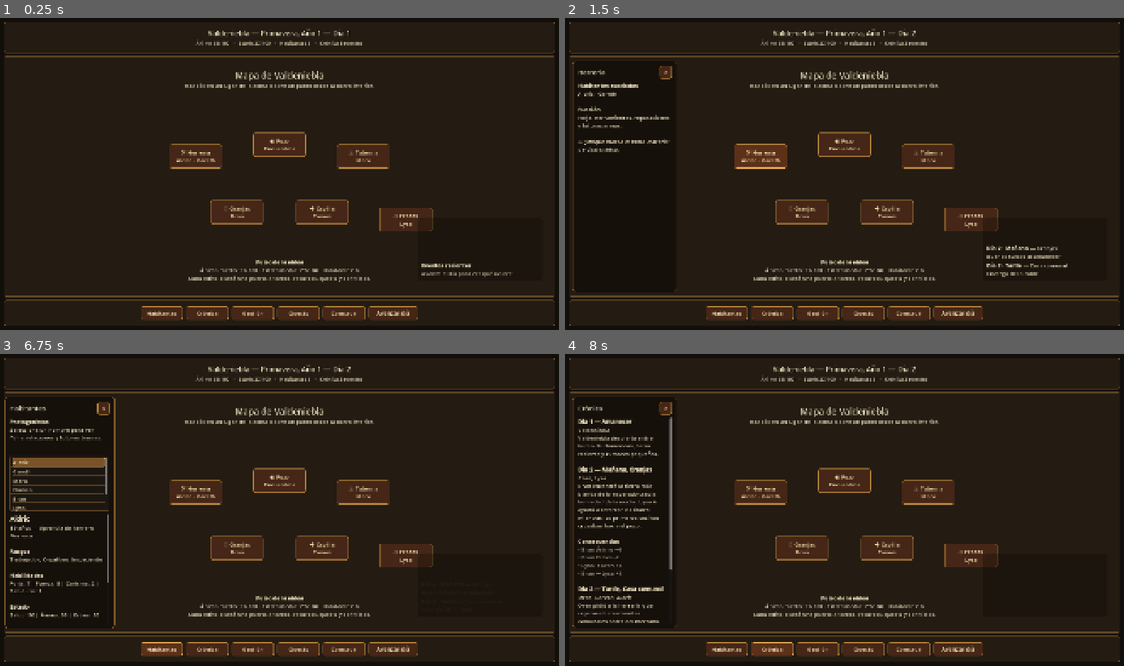
Above: before the commit, frames 1-4 (two rows, left to right).
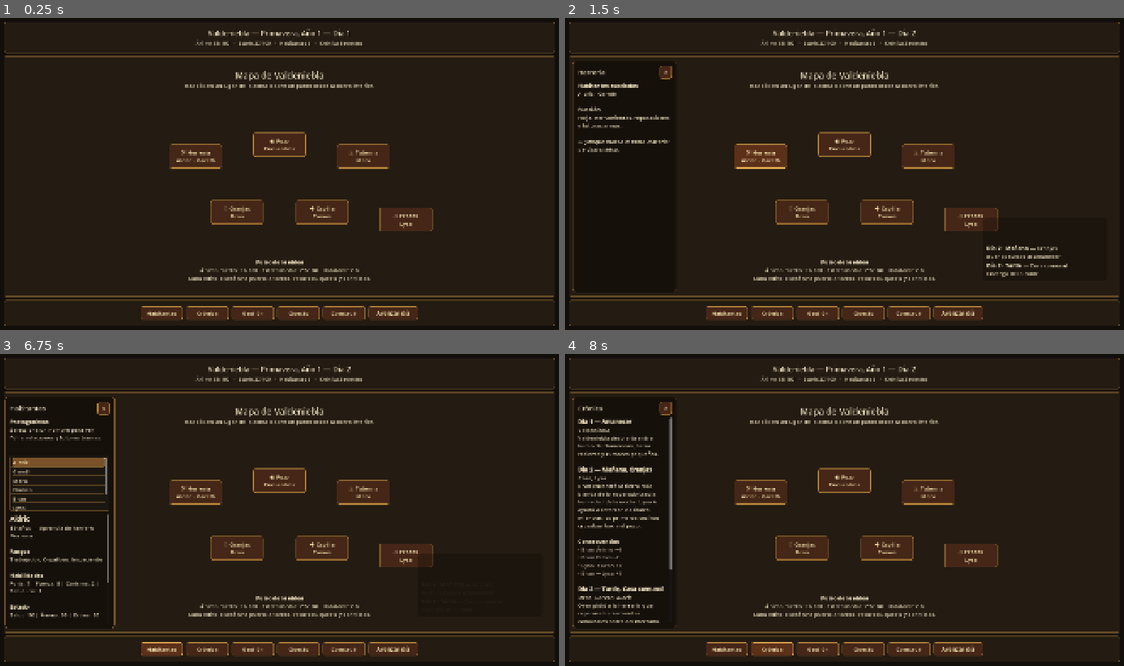
Above: after the commit, the same moments.

Repository: Nachobt98/valdeniebla
Game: Godot game, scene res://main.tscn
The game is run twice, just before and just after one commit, with the same random seed, the same clock (stepped at 60 frames per second) and the same inputs.
Inputs:
- Up to frame 1 (0.25 s): no input
- Up to frame 2 (1.5 s): click "Avanzar día" at 0.5 s; click "⚒ Herrería Aldric · Gareth" at 1.25 s
- Up to frame 3 (6.75 s): click "◉ Pozo Encuentros" at 2 s; click "♨ Taberna Mara" at 2.75 s; click "♧ Granjas Bran" at 3.5 s; click "✚ Capilla Tomas" at 4.25 s; click "◇ Prados Lysa" at 5 s; click "×" at 5.75 s; click "Habitantes" at 6.5 s
- Up to frame 4 (8 s): click "Crónica" at 7.25 s

The runs differ from the first frame. In frame 1, 0.2% of the frame differs, in the area x 75-92%, y 67-84%; in frame 2, nothing differs; in frame 3, less than 0.1%; in frame 4, less than 0.1%.

Commit message:
Hide event feed when empty

Diff:
--- a/main.gd
+++ b/main.gd
@@ -15,6 +15,7 @@
 var village_state := VillageState.new()
 var event_system := EventSystem.new()
 var diary_system := DiarySystem.new()
+var event_feed_panel: PanelContainer
 var event_feed_container: VBoxContainer
 var event_feed_empty_label: RichTextLabel
 
@@ -87,19 +88,20 @@
 	context_panel.add_theme_stylebox_override("panel", style)
 
 func create_event_feed_overlay() -> void:
-	var feed_panel := PanelContainer.new()
-	feed_panel.name = "EventFeedPanel"
-	feed_panel.clip_contents = true
-	feed_panel.custom_minimum_size = Vector2(420, 210)
-	feed_panel.anchor_left = 1.0
-	feed_panel.anchor_top = 1.0
-	feed_panel.anchor_right = 1.0
-	feed_panel.anchor_bottom = 1.0
-	feed_panel.offset_left = -455.0
-	feed_panel.offset_top = -255.0
-	feed_panel.offset_right = -32.0
-	feed_panel.offset_bottom = -45.0
-	feed_panel.mouse_filter = Control.MOUSE_FILTER_IGNORE
+	event_feed_panel = PanelContainer.new()
+	event_feed_panel.name = "EventFeedPanel"
+	event_feed_panel.visible = false
+	event_feed_panel.clip_contents = true
+	event_feed_panel.custom_minimum_size = Vector2(420, 210)
+	event_feed_panel.anchor_left = 1.0
+	event_feed_panel.anchor_top = 1.0
+	event_feed_panel.anchor_right = 1.0
+	event_feed_panel.anchor_bottom = 1.0
+	event_feed_panel.offset_left = -455.0
+	event_feed_panel.offset_top = -255.0
+	event_feed_panel.offset_right = -32.0
+	event_feed_panel.offset_bottom = -45.0
+	event_feed_panel.mouse_filter = Control.MOUSE_FILTER_IGNORE
 
 	var style := StyleBoxFlat.new()
 	style.bg_color = Color(0.04, 0.03, 0.02, 0.30)
@@ -111,7 +113,7 @@
 	style.corner_radius_top_right = 8
 	style.corner_radius_bottom_left = 8
 	style.corner_radius_bottom_right = 8
-	feed_panel.add_theme_stylebox_override("panel", style)
+	event_feed_panel.add_theme_stylebox_override("panel", style)
 
 	var margin := MarginContainer.new()
 	margin.clip_contents = true
@@ -119,7 +121,7 @@
 	margin.add_theme_constant_override("margin_top", 10)
 	margin.add_theme_constant_override("margin_right", 12)
 	margin.add_theme_constant_override("margin_bottom", 10)
-	feed_panel.add_child(margin)
+	event_feed_panel.add_child(margin)
 
 	event_feed_container = VBoxContainer.new()
 	event_feed_container.clip_contents = true
@@ -130,14 +132,15 @@
 	margin.add_child(event_feed_container)
 
 	event_feed_empty_label = RichTextLabel.new()
+	event_feed_empty_label.visible = false
 	event_feed_empty_label.bbcode_enabled = true
 	event_feed_empty_label.autowrap_mode = TextServer.AUTOWRAP_WORD_SMART
 	event_feed_empty_label.scroll_active = false
 	event_feed_empty_label.fit_content = true
 	event_feed_empty_label.mouse_filter = Control.MOUSE_FILTER_IGNORE
-	event_feed_empty_label.text = "[b]Eventos recientes[/b]\n[color=#b8a890]Avanza el día para ver qué ocurre.[/color]"
+	event_feed_empty_label.text = ""
 	event_feed_container.add_child(event_feed_empty_label)
-	map_content.add_child(feed_panel)
+	map_content.add_child(event_feed_panel)
 
 func populate_npc_list() -> void:
 	npc_list.clear()
@@ -164,6 +167,7 @@
 	update_all_ui()
 
 func add_event_feed_entry(time_name: String, event_data: Dictionary) -> void:
+	event_feed_panel.visible = true
 	if event_feed_empty_label != null:
 		event_feed_empty_label.visible = false
 	var entry_label := RichTextLabel.new()
@@ -195,6 +199,7 @@
 		var oldest: Node = message_labels.pop_front() as Node
 		if is_instance_valid(oldest):
 			oldest.queue_free()
+	call_deferred("update_event_feed_panel_visibility")
 
 func fade_event_feed_entry(entry_label: RichTextLabel) -> void:
 	await get_tree().create_timer(EVENT_FEED_LIFETIME).timeout
@@ -205,6 +210,17 @@
 	await fade_out.finished
 	if is_instance_valid(entry_label):
 		entry_label.queue_free()
+	call_deferred("update_event_feed_panel_visibility")
+
+func update_event_feed_panel_visibility() -> void:
+	if event_feed_panel == null or event_feed_container == null:
+		return
+	var has_active_messages := false
+	for child in event_feed_container.get_children():
+		if child.has_meta("event_feed_message") and not child.is_queued_for_deletion():
+			has_active_messages = true
+			break
+	event_feed_panel.visible = has_active_messages
 
 func update_all_ui() -> void:
 	update_title()
